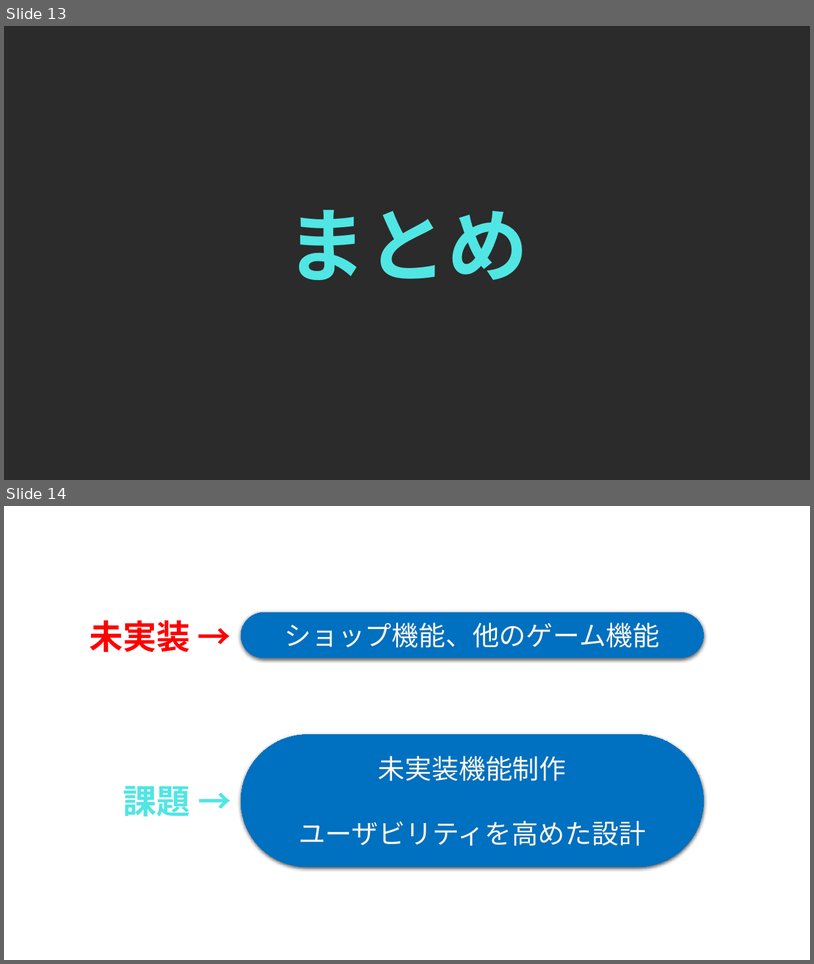
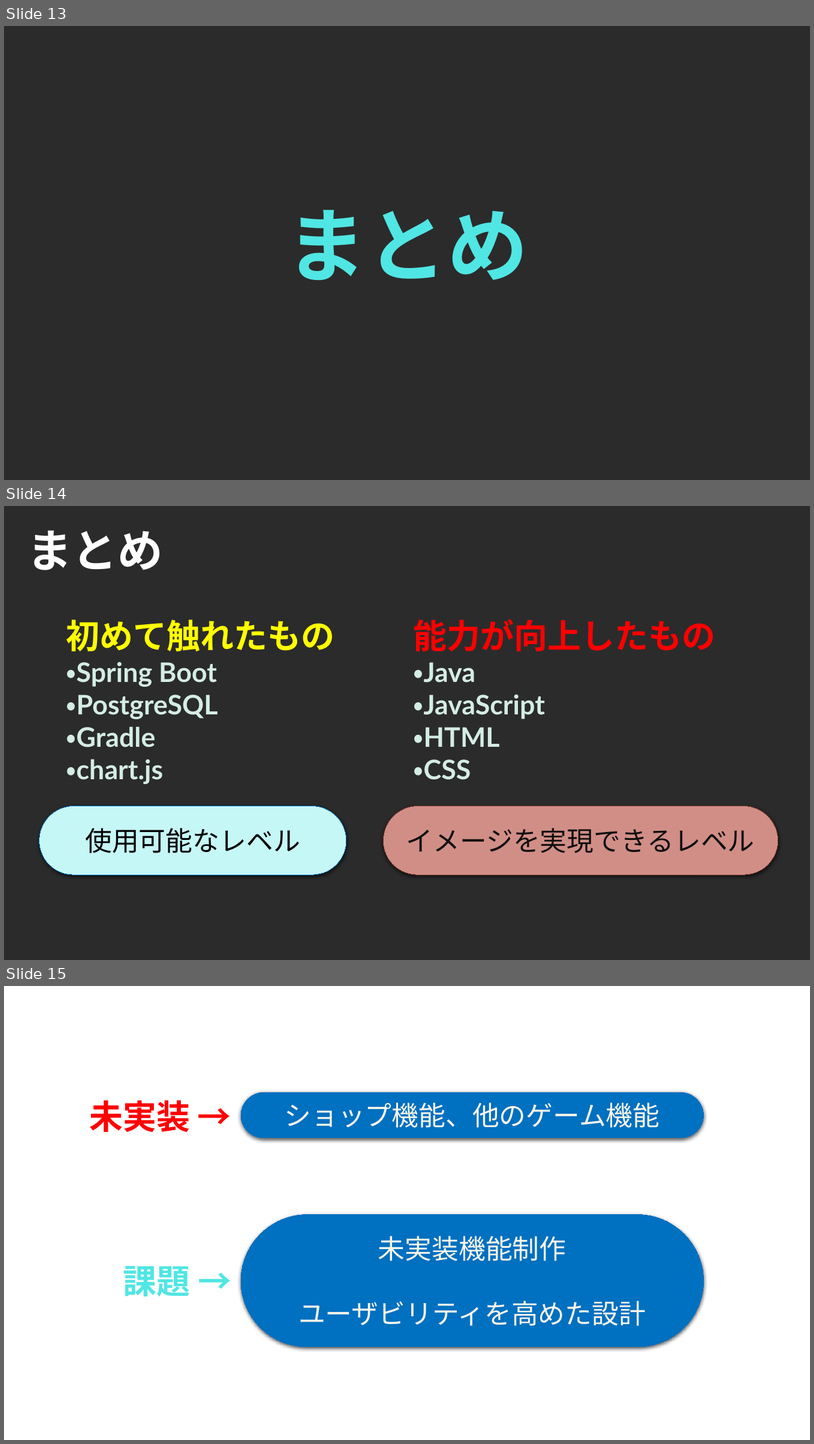
Before and after one commit to Fir4fly/Graduation-Project_specification, a slide deck: 総合制作実習.pptx. Shown one above the other, each under a label of ours: slides 13 and 14 before the commit, slides 13, 14 and 15 after it. The pictures are 814x964 and 814x1444 pixels, drawn with LibreOffice and Linux fonts; fonts in the diff are those of the drawing; background and template pictures are left out; a plain dark background stands for a picture behind light text. Boxes give left, top, right and bottom in pixels: in the first picture for what was removed or moved away, otherwise in the second. Text is boxed around its words. In the diff, an @@ line names an element or a change of style, - is before the commit and + after.

Commit message:
まとめのスライドの追加

```diff
--- a/総合制作実習.pptx
+++ b/総合制作実習.pptx
@@ slide 14 added at [4, 506, 810, 960], background picture (left out) @@
@@ title added at [27, 531, 163, 570], 54 pt, text #FFFFFF, bold @@
+まとめ
@@ text added at [66, 619, 335, 784], 32 pt, text #D4EDE4, bold @@
+初めて触れたもの
+・Spring Boot
+・PostgreSQL
+・Gradle
+・chart.js
@@ text added at [414, 619, 716, 780], 32 pt, text #D4EDE4, bold @@
+能力が向上したもの
+・Java
+・JavaScript
+・HTML
+・CSS
@@ rounded rectangle added at [39, 806, 347, 875], fill #C5F7F6, outline #0070C0 0.75 pt, 32 pt, text #000000 @@
+使用可能なレベル
@@ rounded rectangle added at [383, 806, 779, 875], fill #D18E86, outline #7D3830 0.75 pt, 32 pt, text #0D0D0D @@
+イメージを実現できるレベル
@@ what was slide 14 is now slide 15 @@
```
